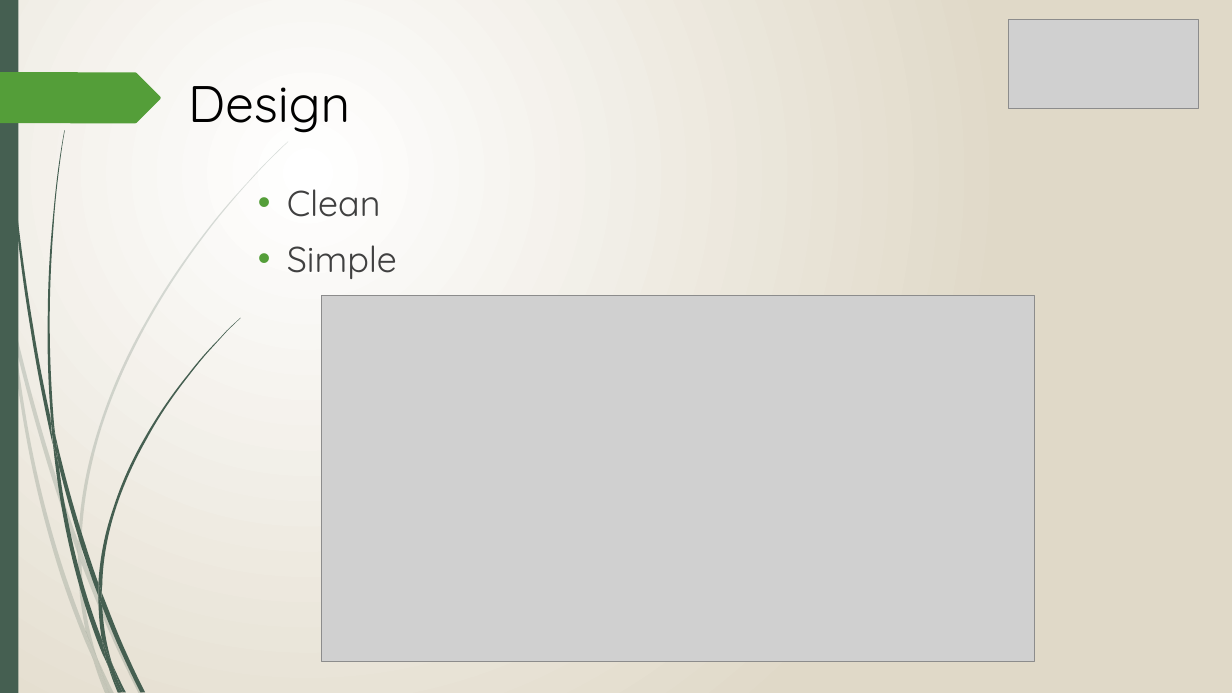
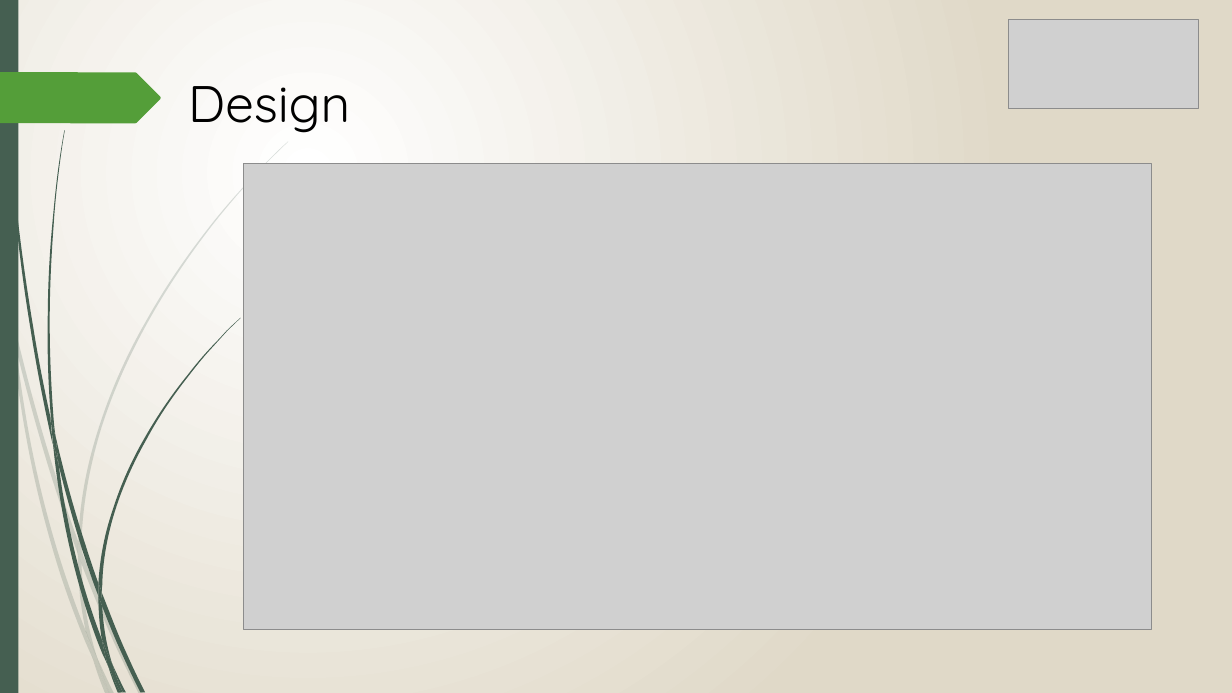
Before and after one commit to ceejayvarias/emoMint, a slide deck: slide 3 of presentation/emoMint.pptx (slide 4 before the commit). Drawn at 1232x693 pixels with LibreOffice and Linux fonts; fonts in the diff are those of the drawing; grey boxes stand for pictures. Boxes give left, top, right and bottom in pixels: in the first picture for what was removed or moved away, otherwise in the second. Text is boxed around its words. In the diff, an @@ line names an element or a change of style, - is before the commit and + after.

```diff
--- a/presentation/emoMint.pptx
+++ b/presentation/emoMint.pptx
@@ picture resized from (x1=322, y1=295, x2=1035, y2=661) to (x1=243, y1=164, x2=1152, y2=630) @@
@@ text removed at (x1=287, y1=189, x2=397, y2=279) @@
-• Clean
-• Simple
```
Also in this commit, not shown: 4 other slides changed, 1 slide removed, 2 other files.
